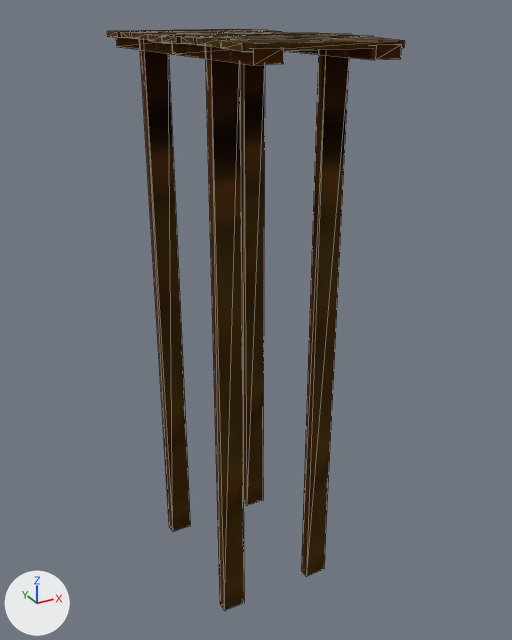
A saved change to the glTF model scenes/levels/assets/bridge/src/bridge_1.gltf.
Camera for both pictures: a 50 mm camera at (-2.17, -4.15, 0.14) aimed at (0.1, -0.03, -1.92). Arrows for +X, +Y and +Z are at lower left; the lights stay in place. Mesh edges are drawn as thin lines. Objects named as collision shapes, trigger or cutter boxes, shadow casters or lower levels of detail are left out. Where no turn or scale is listed for an object, it has been applied to the vertices. Vertices at the same position are counted once.

Objects in the first picture: 'Bridge1'.
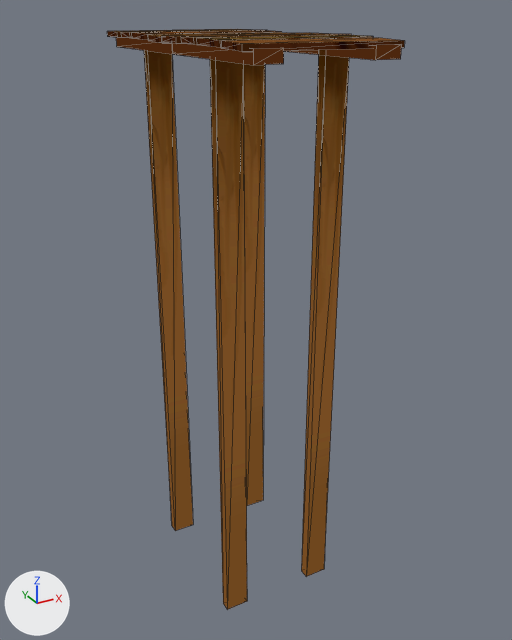
Changed parts and their boxes (x1, y1, x2, y2) in the pictures (512 x 640 px; the box of a moved part takes in the faces that stretch with it):
```json
{"object": "Bridge1", "change": "recoloured, reshaped", "before": [107, 29, 405, 611], "after": [107, 29, 405, 610]}
{"part": 1, "of": "me_bridge1_001", "change": "moved or reshaped", "before": [139, 40, 190, 532], "after": [144, 51, 193, 531]}
{"part": 2, "of": "me_bridge1_001", "change": "moved or reshaped", "before": [205, 47, 244, 611], "after": [210, 59, 247, 610]}
{"part": 3, "of": "me_bridge1_001", "change": "surface changed", "before": [107, 29, 404, 577], "after": [107, 29, 404, 577]}
```

Edits to the scene script, one JSON object a line:
```json
{"block": "mat_bridge", "change": "nodes: BsdfPrincipled, OutputMaterial, TexImage"}
{"block": "mat_bridge", "change": "nodes: BsdfTransparent, Emission, LightPath, MixShader, OutputMaterial, TexImage"}
{"block": "me_bridge1_001", "where": "me_bridge1_001.from_pydata(...)  # 124 vertices, 192 faces; spans x -0.52..0.5, y -1.0..1.0, z -3.98..0.01"}
{"block": "me_bridge1_001", "where": "# used by ob_bridge1; location = (0.0, 0.0, 0.0)"}
{"block": "me_bridge1_001", "change": "me_bridge1_001 part 1: the loose piece of 8 vertices spanning x -0.45..-0.28, y 0.46..0.54, z -3.98..-0.03 is moved by (0.02, 0.0, 0.0)"}
{"block": "me_bridge1_001", "change": "me_bridge1_001 part 2: the loose piece of 8 vertices spanning x -0.45..-0.28, y -0.54..-0.46, z -3.98..-0.03 is turned -180 degrees about the z axis through its middle, then moved by (0.02, 0.0, 0.0)"}
{"block": "me_bridge1_001", "change": "me_bridge1_001 part 3: 168 kept faces spanning x -0.52..0.5, y -1.0..1.0, z -3.98..0.01 get new texture (UV) coordinates"}
```
